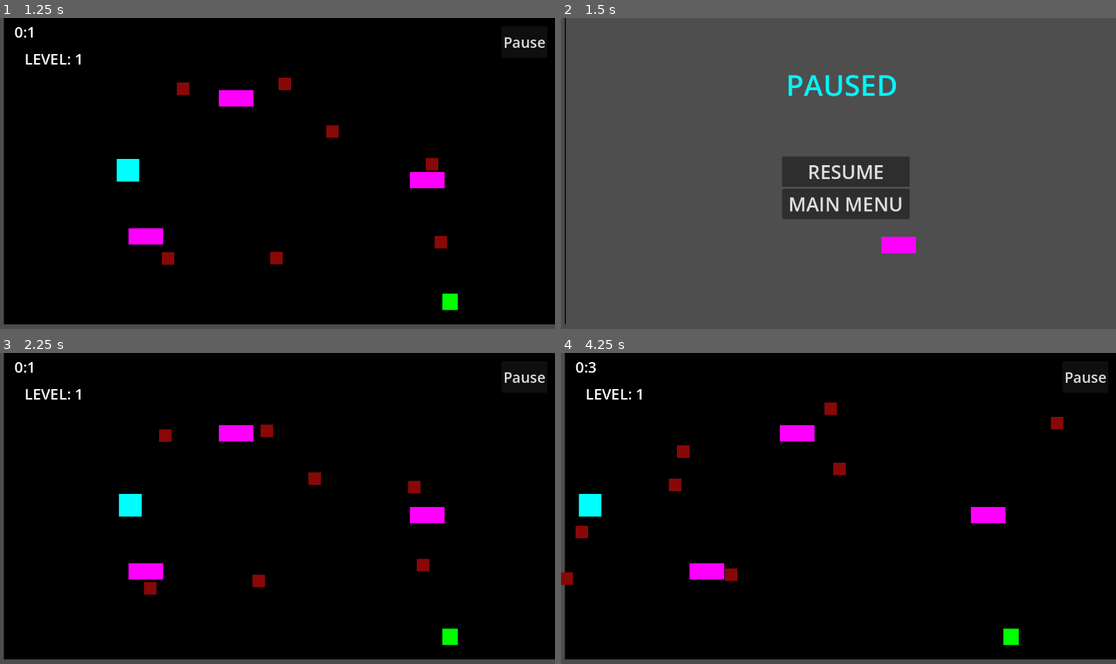
Above: before the commit, frames 1-4 (two rows, left to right).
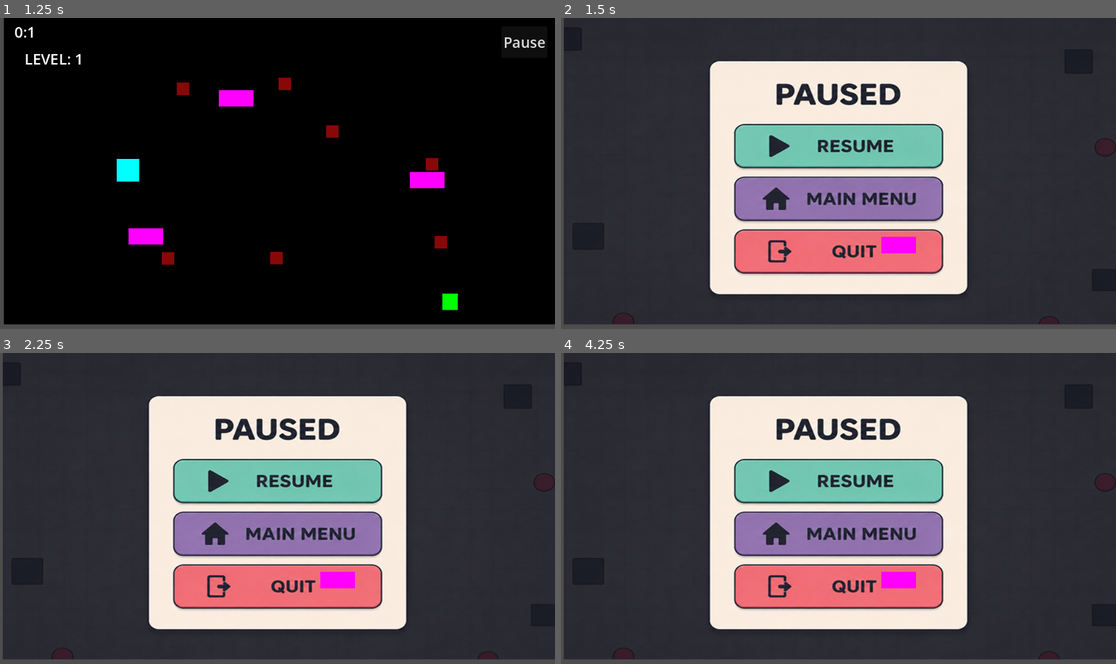
Above: after the commit, the same moments.

Repository: GitProjectAS/DOT-ESCAPE
Game: Godot game, scene res://Scenes/level.tscn
The game is run twice, just before and just after one commit, with the same random seed, the same clock (stepped at 60 frames per second) and the same inputs. This scene is started directly instead of the project's main scene.
Inputs (mouse positions are in pixels of both pictures, inside the frame that each line leads up to):
- Up to frame 1 (1.25 s): hold Right (ui_right) from 0.53 s (still down)
- Up to frame 2 (1.5 s): release Right (ui_right) at 1.25 s; click "Pause" at 1.25 s
- Up to frame 3 (2.25 s): click (283, 505) at 2 s, where only the run before the commit has a clickable "RESUME"
- Up to frame 4 (4.25 s): hold Down (ui_down) 2.78-3.53 s; hold Right (ui_right) from 3.53 s (still down)

Frame 1 is identical in both runs. In frame 2, 97% of the frame differs, in the area x 0-100%, y 0-99%; in frame 3, 98%; in frame 4, 98%.

Commit message:
Quit button polishing

Diff:
--- a/dot-escape---godot-/Scenes/PauseMenu.tscn
+++ b/dot-escape---godot-/Scenes/PauseMenu.tscn
@@ -1,6 +1,7 @@
 [gd_scene format=3 uid="uid://cnly6f4835qfs"]
 
 [ext_resource type="Script" uid="uid://csjte003vq8s8" path="res://Scripts/PauseScene.gd" id="1_lj4oq"]
+[ext_resource type="Texture2D" uid="uid://dfcwnfyknvl08" path="res://assets/Dot Escape - Pause.png" id="2_qwhev"]
 
 [node name="PauseScene" type="Control" unique_id=1020488142]
 process_mode = 2
@@ -14,40 +15,62 @@
 
 [node name="ColorRect" type="ColorRect" parent="." unique_id=1913639648]
 layout_mode = 0
-offset_left = 6.0
-offset_top = -2.0
-offset_right = 1152.0
-offset_bottom = 645.0
+offset_left = 4.0
+offset_top = 3.0
+offset_right = 1150.0
+offset_bottom = 650.0
 color = Color(0.30544624, 0.3054462, 0.3054462, 1)
 
 [node name="Label" type="Label" parent="." unique_id=355367370]
 layout_mode = 0
 offset_left = 462.0
-offset_top = 102.0
+offset_top = 68.0
 offset_right = 710.0
-offset_bottom = 198.0
+offset_bottom = 164.0
 theme_override_colors/font_color = Color(0, 0.96503943, 0.9717112, 1)
 theme_override_font_sizes/font_size = 60
 text = "PAUSED "
 
-[node name="VBoxContainer" type="VBoxContainer" parent="." unique_id=893601337]
+[node name="TextureRect" type="TextureRect" parent="." unique_id=1778409827]
 layout_mode = 0
-offset_left = 454.0
-offset_top = 212.0
-offset_right = 719.0
-offset_bottom = 505.0
-alignment = 1
+offset_left = 1.0
+offset_top = -6.0
+offset_right = 1153.0
+offset_bottom = 642.0
+mouse_filter = 2
+texture = ExtResource("2_qwhev")
 
-[node name="ResumeButton" type="Button" parent="VBoxContainer" unique_id=2071162066]
-layout_mode = 2
-theme_override_font_sizes/font_size = 40
+[node name="ResumeButton" type="Button" parent="." unique_id=2071162066]
+modulate = Color(1, 1, 1, 0)
+layout_mode = 0
+offset_left = 363.0
+offset_top = 209.0
+offset_right = 823.0
+offset_bottom = 318.0
+theme_override_font_sizes/font_size = 50
 text = "RESUME"
 
-[node name="Main Menu" type="Button" parent="VBoxContainer" unique_id=1194311606]
-layout_mode = 2
-theme_override_font_sizes/font_size = 40
+[node name="Main Menu" type="Button" parent="." unique_id=1194311606]
+modulate = Color(1, 1, 1, 0)
+layout_mode = 0
+offset_left = 360.0
+offset_top = 329.0
+offset_right = 820.0
+offset_bottom = 438.0
+theme_override_font_sizes/font_size = 50
 text = "MAIN MENU
 "
 
-[connection signal="pressed" from="VBoxContainer/ResumeButton" to="." method="_on_resume_button_pressed"]
-[connection signal="pressed" from="VBoxContainer/Main Menu" to="." method="_on_main_menu_pressed"]
+[node name="quit button" type="Button" parent="." unique_id=1820349386]
+modulate = Color(1, 1, 1, 0)
+layout_mode = 0
+offset_left = 358.0
+offset_top = 453.0
+offset_right = 818.0
+offset_bottom = 555.0
+theme_override_font_sizes/font_size = 50
+text = "QUIT"
+
+[connection signal="pressed" from="ResumeButton" to="." method="_on_resume_button_pressed"]
+[connection signal="pressed" from="Main Menu" to="." method="_on_main_menu_pressed"]
+[connection signal="pressed" from="quit button" to="." method="_on_quit_button_pressed"]
--- a/dot-escape---godot-/scripts/PauseScene.gd
+++ b/dot-escape---godot-/scripts/PauseScene.gd
@@ -20,3 +20,7 @@
 func _on_main_menu_pressed() -> void:
 	get_tree().paused = false
 	get_tree().change_scene_to_file("res://Scenes/MainScreen.tscn")
+
+
+func _on_quit_button_pressed() -> void:
+	get_tree().quit()
Binary file added: dot-escape---godot-/assets/Dot Escape - Pause.png
Not shown, added: dot-escape---godot-/assets/Dot Escape - Pause.png.import
